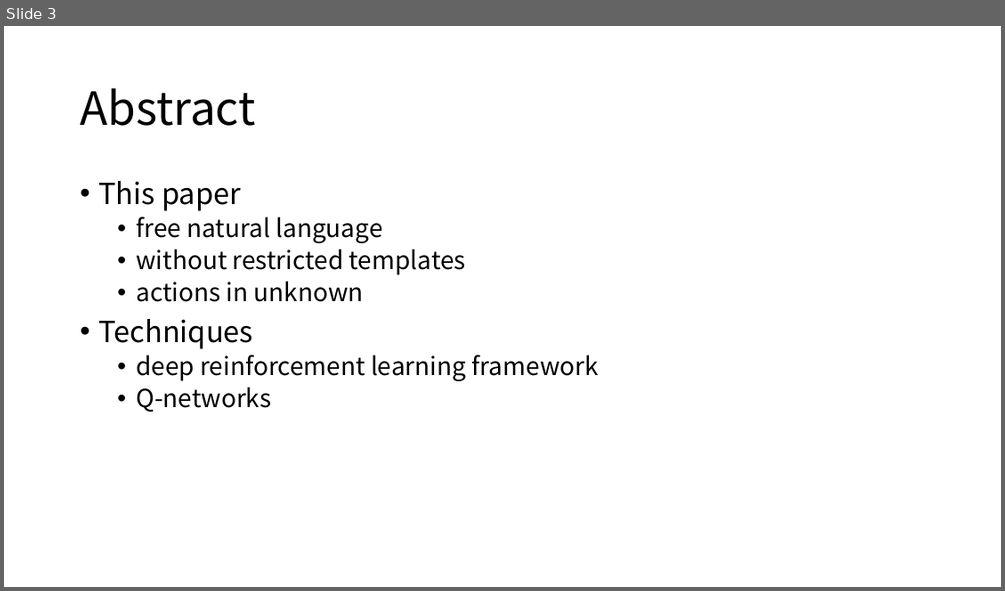
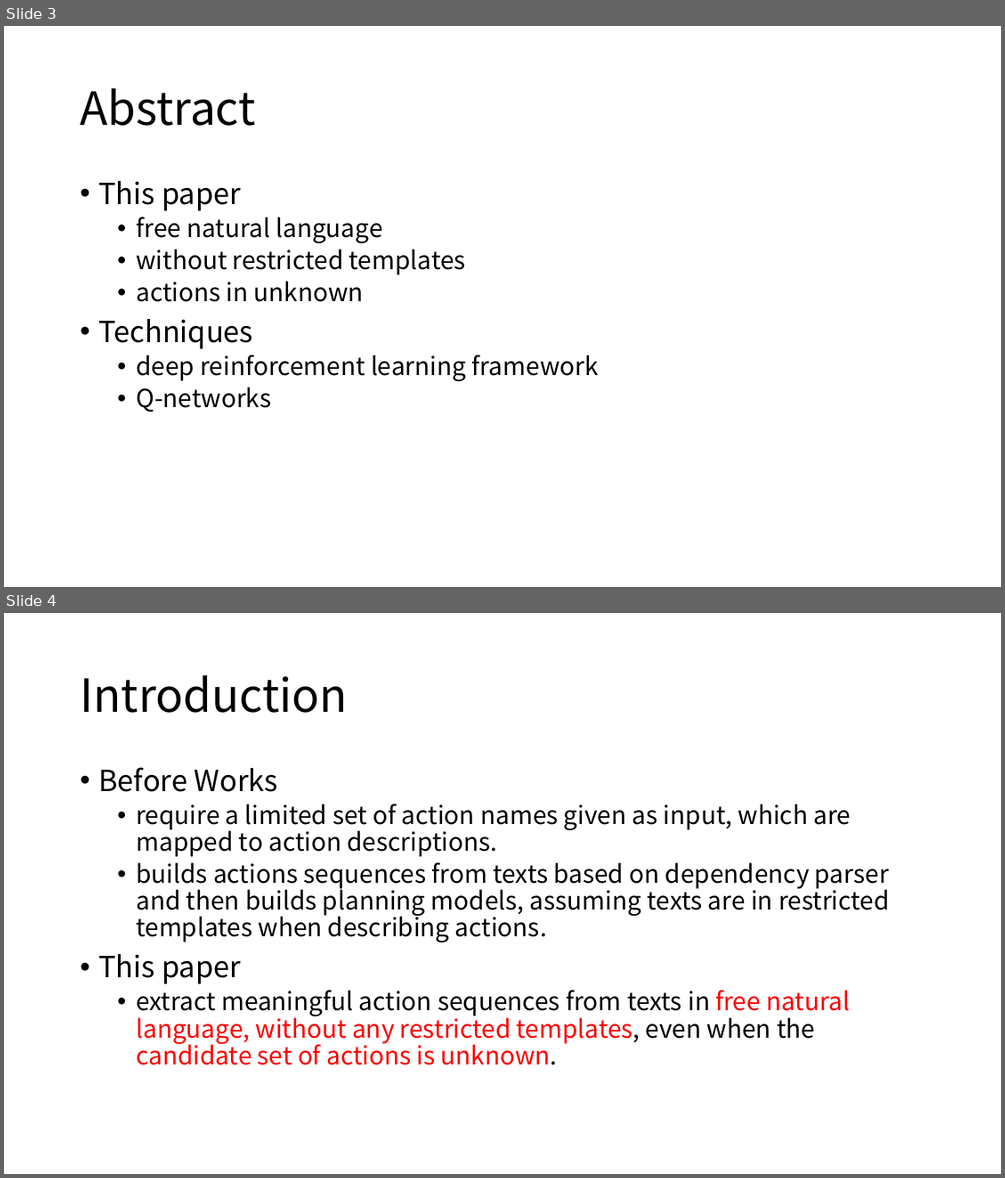
Before and after one commit to cloudspurs/klz, a slide deck: computer_science/ai/natural_language_processing/action_extract/extracting_action_sequences_from_texts_based_on_deep_reinforcement_learning.pptx. Shown one above the other, each under a label of ours: slide 3 before the commit, slides 3 and 4 after it. The pictures are 1005x591 and 1005x1178 pixels, drawn with LibreOffice and Linux fonts; fonts in the diff are those of the drawing. Boxes give left, top, right and bottom in pixels: in the first picture for what was removed or moved away, otherwise in the second. Text is boxed around its words. In the diff, an @@ line names an element or a change of style, - is before the commit and + after.

```diff
--- a/computer_science/ai/natural_language_processing/action_extract/extracting_action_sequences_from_texts_based_on_deep_reinforcement_learning.pptx
+++ b/computer_science/ai/natural_language_processing/action_extract/extracting_action_sequences_from_texts_based_on_deep_reinforcement_learning.pptx
@@ slide 4 added at [4,613,1001,1174], background #FFFFFF @@
@@ title added at [80,675,348,713], 44 pt, text #000000 @@
+Introduction
@@ text added at [98,767,890,1065], 24 pt, text #000000 @@
+• Before Works
+  • require a limited set of action names given as input, which are mapped to action descriptions.
+  • builds actions sequences from texts based on dependency parser and then builds planning models, assuming texts are in restricted templates when describing actions.
+• This paper
+  • extract meaningful action sequences from texts in free natural language, without any restricted templates, even when the candidate set of actions is unknown.
```
Also in this commit, not shown: 4 other slides added, 3 slides removed, 9 other files.
